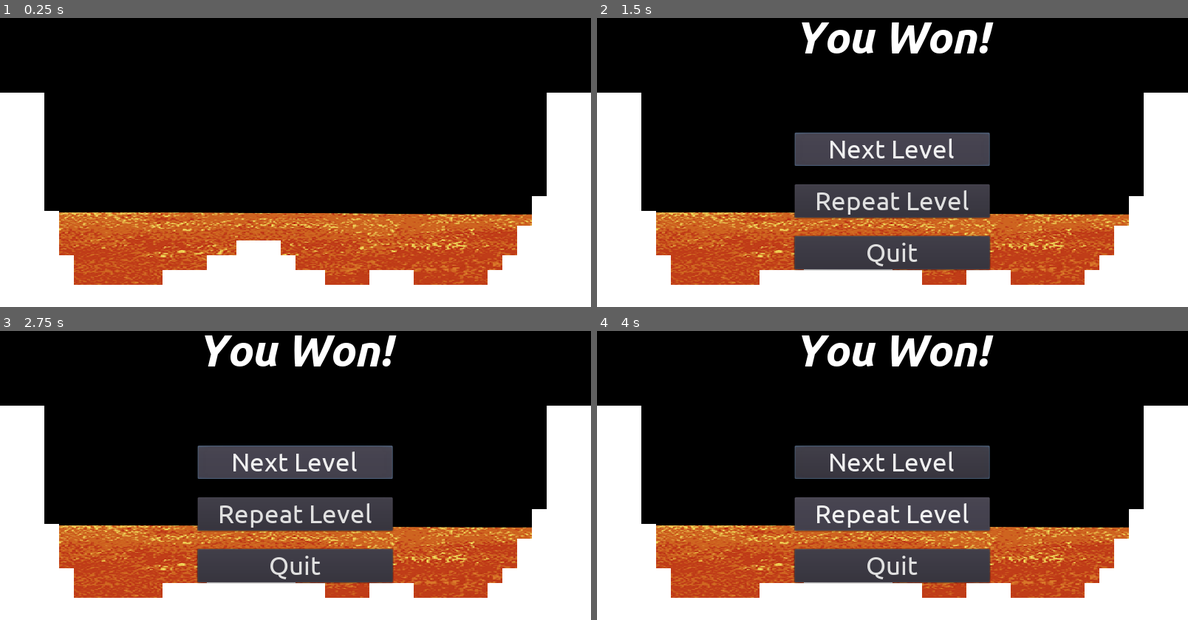
Above: before the commit, frames 1-4 (two rows, left to right).
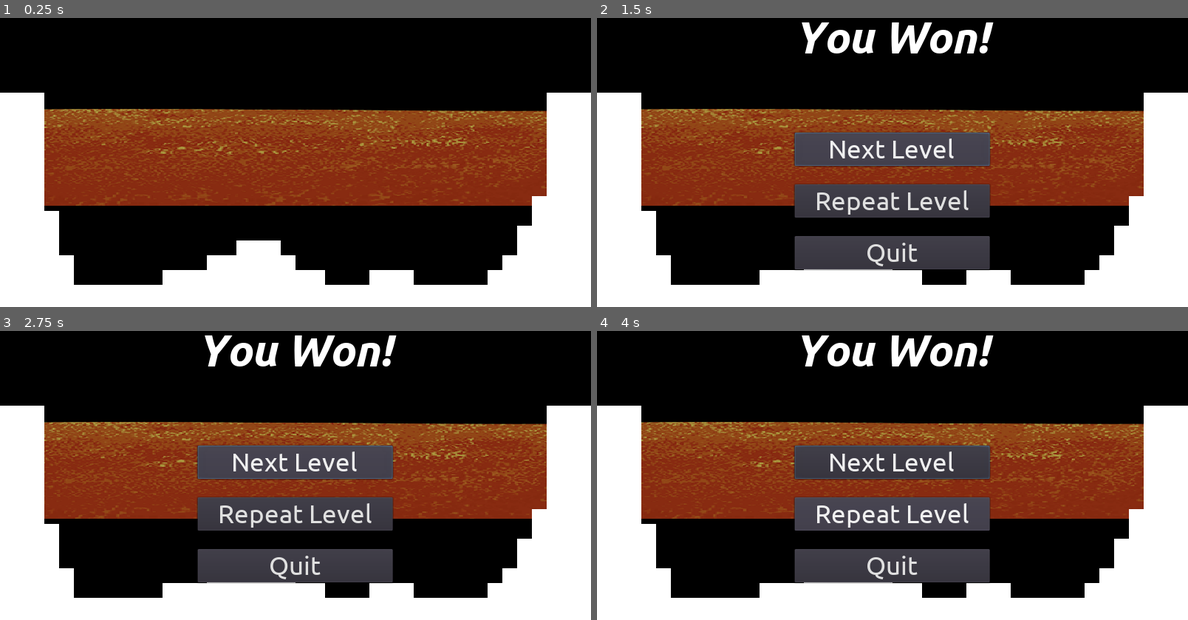
Above: after the commit, the same moments.

Repository: jtuttle/bridger
Game: Godot game, scene res://objects/levels/game/game.tscn
Same seed, same stepped clock (60 frames per second), same inputs: the game is played once before the commit and once after it.
Inputs:
- Up to frame 1 (0.25 s): no input
- Up to frame 2 (1.5 s): hold Escape (bring_up_ui) 0.53-1.25 s; hold Space (drop_piece) 0.53-1.25 s; click "Next Level" at 1.25 s
- Up to frame 3 (2.75 s): click "Next Level" at 2 s
- Up to frame 4 (4 s): click "Repeat Level" at 2.75 s; tap Up (rotate_clockwise) at 3.6 s

The runs differ from the first frame. In frame 1, 44% of the frame differs, in the area x 7-93%, y 31-93%; in frame 2, 35%; in frame 3, 35%; in frame 4, 35%.

Commit message:
lava level

Diff:
--- a/objects/global/global.gd
+++ b/objects/global/global.gd
@@ -24,3 +24,7 @@
 
 func get_level_path():
 	return str(_level_path, _level_prefix, str(_level_num))
+
+
+func get_game():
+	return get_node("/root/game")
--- a/objects/levels/level_1/level_1.gd
+++ b/objects/levels/level_1/level_1.gd
@@ -1,22 +1,58 @@
 extends Node2D
 
+
+onready var _hazard = $hazard
+
 var _hazard_top
+var _hazard_bottom
+var _hazard_tile_row
 
 onready var _tile_map = $tile_map
 const _tile_size = 24
 
+
+var _float_max_x_radius = 5 #range from -20 to +20
+var _float_max_y_radius = 5 #range from -20 to +20
+var _float_max_rotation_range = 5 #range from -20 to +20
+var _rotate = false #should we rotate at all? power ups might not
+var _float = true #should we float at all?
+
+var _float_running = false #float is running at the moment
+
+onready var _initial_position
+onready var _initial_transform
+
+onready var _tween = $tween
+
+
 # Called when the node enters the scene tree for the first time.
 func _ready():
-	_hazard_top = get_viewport_rect().size.y
-	print(_hazard_top)
+	#initialize to the bottom
+	_hazard_tile_row = global.get_game().get_hazard_level()
+	print("Hazard row: ", _hazard_tile_row)
+
+	_hazard_top = _tile_map.map_to_world(Vector2(0, _hazard_tile_row))
+	print("Hazard top: ", _hazard_top)
+
+	_hazard.global_position = _hazard_top
+	_initial_position = _hazard.global_position
+	_initial_transform = _hazard.transform
 
 
-func set_hazard_top(top_row : int):
-	#convert the row number to a bottom and top coordinate to float the hazard between
-	var top_bound = _tile_map.map_to_world(Vector2(0, top_row))
-	print("top: ", top_bound)
+func _process(delta):
+	if _float && _float_running == false:
+		_float_around()
 
-# Called every frame. 'delta' is the elapsed time since the previous frame.
-#func _process(delta):
-#
-#	pass
+
+func _float_around():  #oscillate like you are floating in space
+	if _float:
+		_float_running = true
+
+		var position_offset = Vector2(rand_range(-(_float_max_x_radius), _float_max_x_radius), rand_range(-(_float_max_y_radius), _float_max_y_radius))
+		var target_position = _initial_position + position_offset
+		_tween.interpolate_property(_hazard, "global_position", _hazard.global_position, target_position, 5, Tween.TRANS_LINEAR, Tween.EASE_IN)
+
+		_tween.start()
+
+		yield(_tween, "tween_completed")
+		_float_running = false
--- a/objects/levels/level_1/level_1.tscn
+++ b/objects/levels/level_1/level_1.tscn
@@ -9,10 +9,10 @@
 
 [node name="background" type="Sprite" parent="."]
 position = Vector2( 0, 384 )
-texture = ExtResource( 2 )
 centered = false
 
 [node name="hazard" type="Sprite" parent="."]
+modulate = Color( 1, 1, 1, 0.705882 )
 position = Vector2( 0, 384 )
 scale = Vector2( 2, 1 )
 texture = ExtResource( 2 )
@@ -24,3 +24,5 @@
 cell_custom_transform = Transform2D( 0, 0, 0, 64, 0, 0 )
 format = 1
 tile_data = PoolIntArray( 524288, 1, 0, 524289, 1, 0, 524290, 1, 0, 524325, 1, 0, 524326, 1, 0, 524327, 1, 0, 589824, 1 …(2873 unchanged characters)…
+
+[node name="tween" type="Tween" parent="."]
--- a/objects/levels/level_controller.gd
+++ b/objects/levels/level_controller.gd
@@ -1,7 +1,4 @@
 extends Node2D
-
-const GRID_WIDTH = 20
-const GRID_HEIGHT = 11
 
 const PIECE_INITIAL_X = 42 # 22
 const PIECE_INITIAL_Y = 2
@@ -12,6 +9,7 @@
 var _timer_delay = 1
 
 onready var _tile_map = $level_holder/level_1/tile_map #TODO MAKE THIS A DYNAMIC PATH
+onready var _level = $level_holder/level_1
 
 onready var _shape_factory = load("res://objects/shapes/shape_factory.gd").new()
 
@@ -27,9 +25,6 @@
 var _minimum_safe_row = 9 #lower than this row before it is passable
 
 const _level_cols = 40
-
-#const _tileset_max_cols = 39 #0..19
-#const _tileset_max_rows = 22 #0..10
 
 #tile index information
 const EMPTY_TILE = -1
@@ -48,10 +43,10 @@
 
 	set_process_input(true)
 
-	_place_minimum_level(_minimum_safe_row)
-
 	_start_level()
 
+func get_hazard_level():
+	return _minimum_safe_row
 
 func _input(event):
 	if _victory: return
